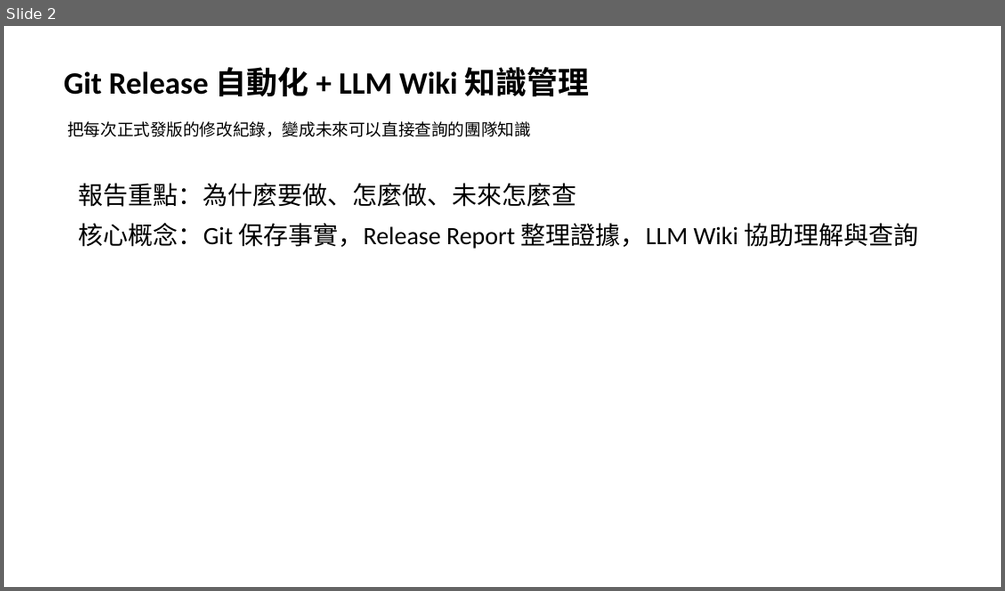
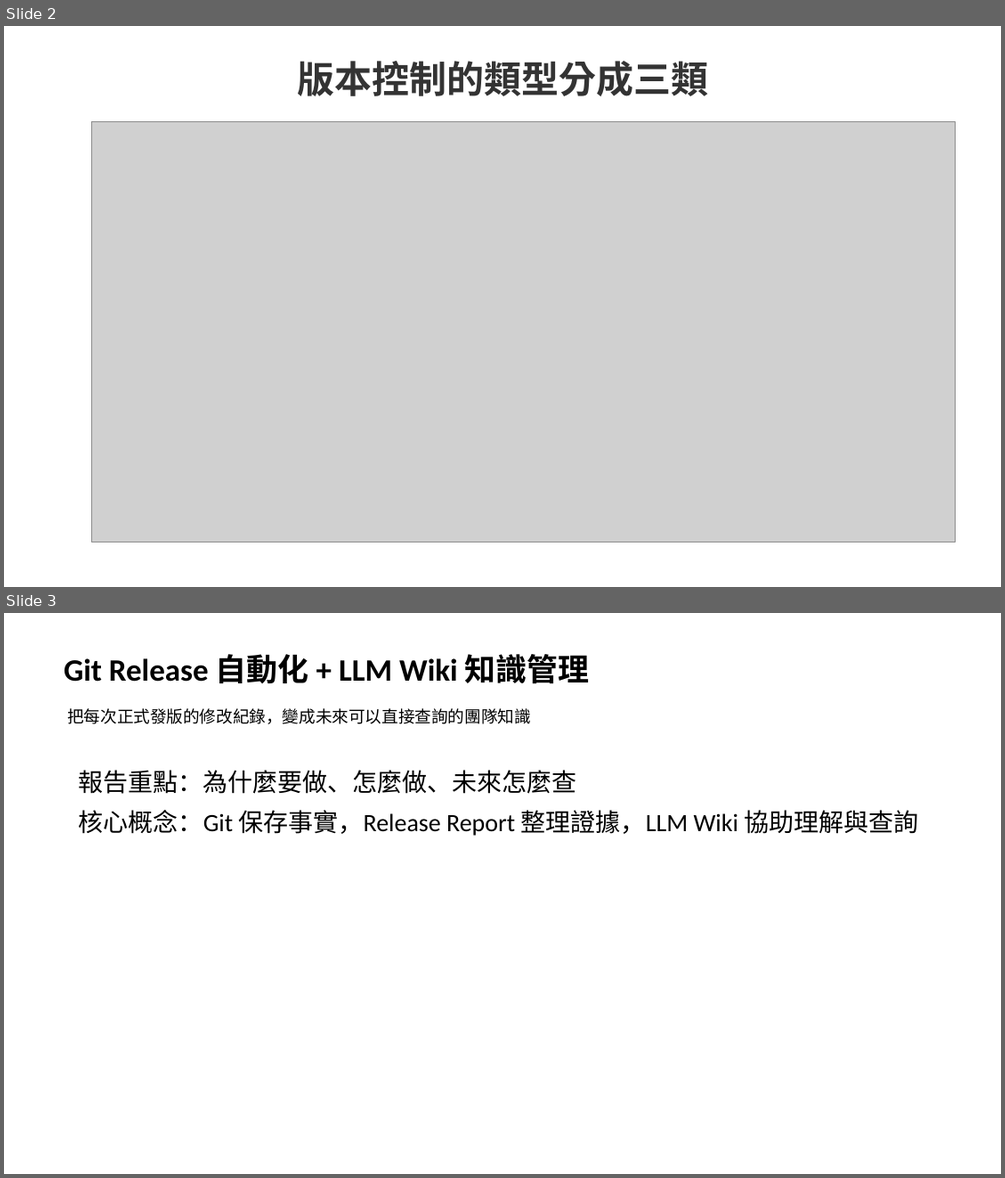
Before and after one commit to rickyhuang2100/TestGitHub1, a slide deck: Git_Release_LLM_Wiki_簡報.pptx. Shown one above the other, each under a label of ours: slide 2 before the commit, slides 2 and 3 after it. The pictures are 1005x591 and 1005x1178 pixels, drawn with LibreOffice and Linux fonts; fonts in the diff are those of the drawing; grey boxes stand for pictures. Boxes give left, top, right and bottom in pixels: in the first picture for what was removed or moved away, otherwise in the second. Text is boxed around its words. In the diff, an @@ line names an element or a change of style, - is before the commit and + after.

```diff
--- a/Git_Release_LLM_Wiki_簡報.pptx
+++ b/Git_Release_LLM_Wiki_簡報.pptx
@@ slide 2 added at (x1=4, y1=26, x2=1001, y2=587), background #FFFFFF @@
@@ text added at (x1=297, y1=61, x2=708, y2=96), 36 pt, text #333333, bold @@
+版本控制的類型分成三類
@@ picture added at (x1=92, y1=122, x2=955, y2=542) @@
@@ what was slide 2 is now slide 3 @@
```
Also in this commit, not shown: 2 other slides added, 1 other file.
